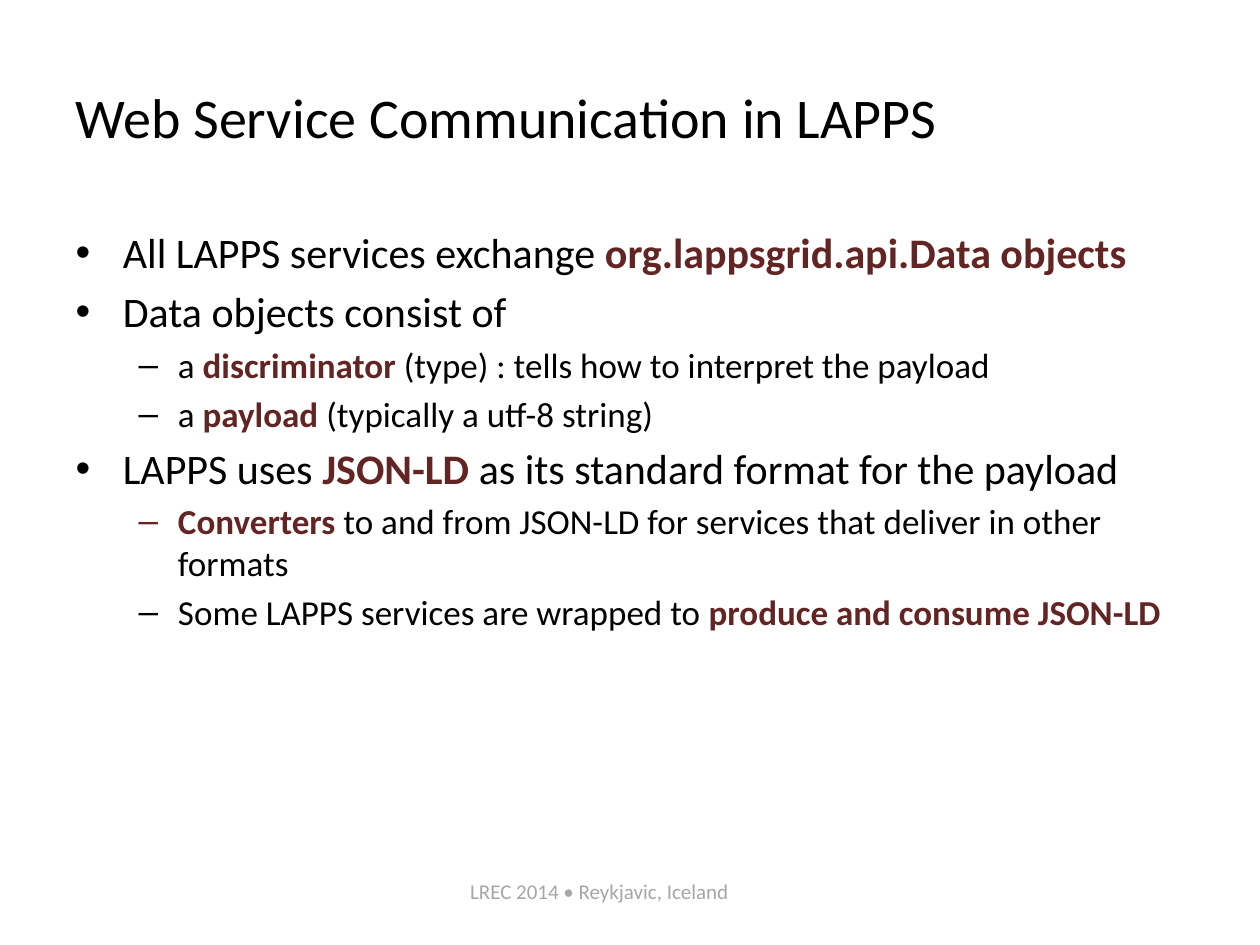
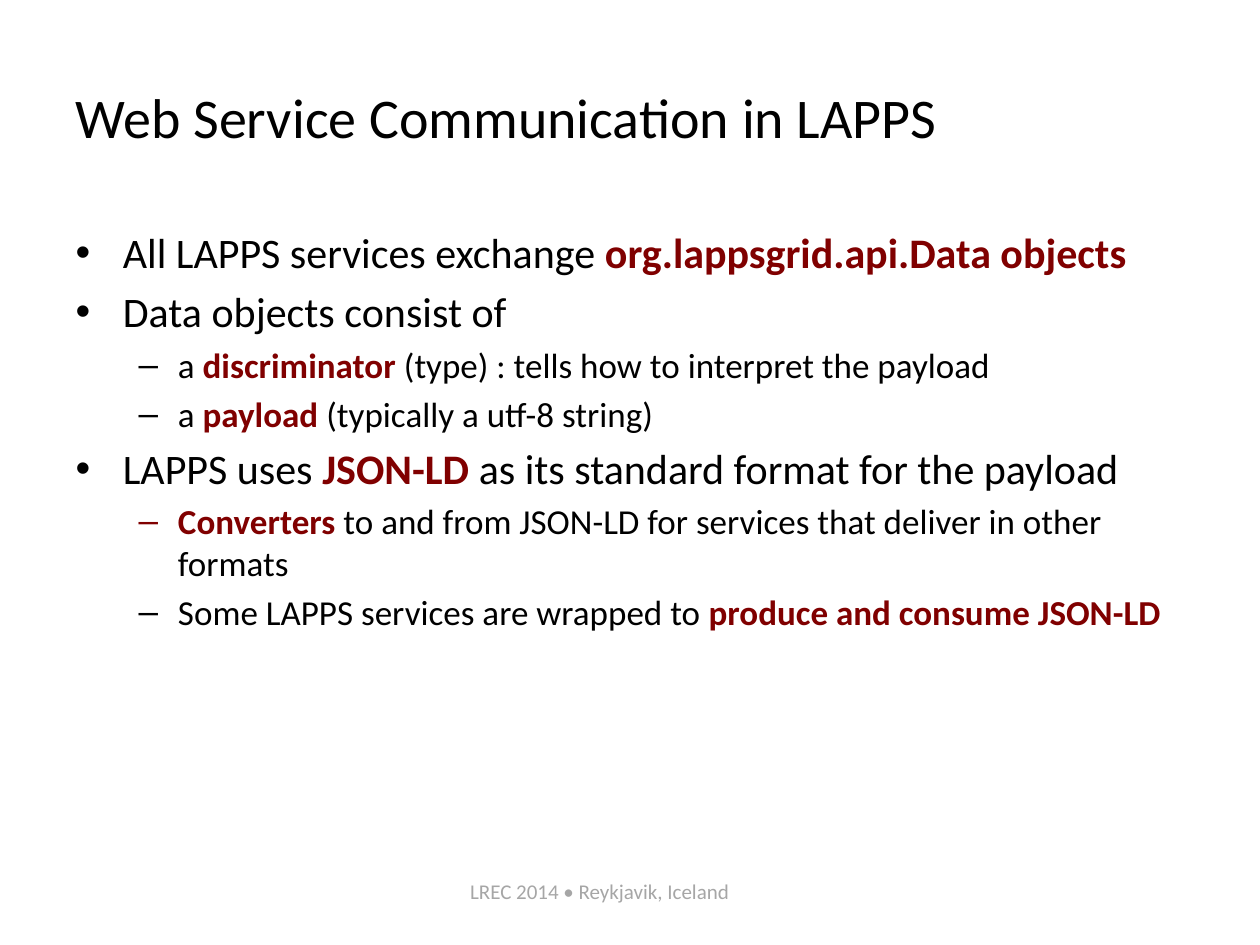
Before and after one commit to chunqishi/lrec2014_part2, a slide deck: slide 24 of lapps-tutorial-intro-lrec2014.pptx (slide 22 before the commit). Drawn at 1260x945 pixels with LibreOffice and Linux fonts; fonts in the diff are those of the drawing. Boxes give left, top, right and bottom in pixels: in the first picture for what was removed or moved away, otherwise in the second. Text is boxed around its words. In the diff, an @@ line names an element or a change of style, - is before the commit and + after.

```diff
--- a/lapps-tutorial-intro-lrec2014.pptx
+++ b/lapps-tutorial-intro-lrec2014.pptx
@@ text at (x1=123, y1=238, x2=1160, y2=631): text colour #632523 to #800000 in "org.lappsgrid.api.Data objects", "discriminator", "payload", "JSON-LD" and 2 more places @@
@@ text at (x1=470, y1=884, x2=728, y2=903): text changed @@
-LREC 2014 • Reykjavic, Iceland
+LREC 2014 • Reykjavik, Iceland
```
Also in this commit, not shown: 23 other slides changed, 2 slides added.
